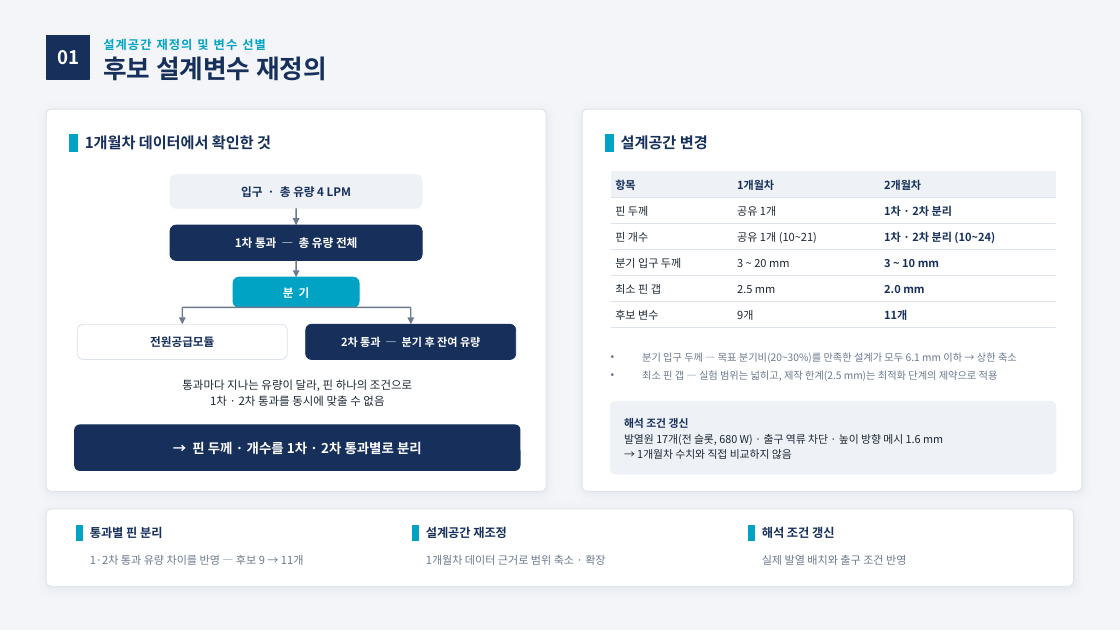
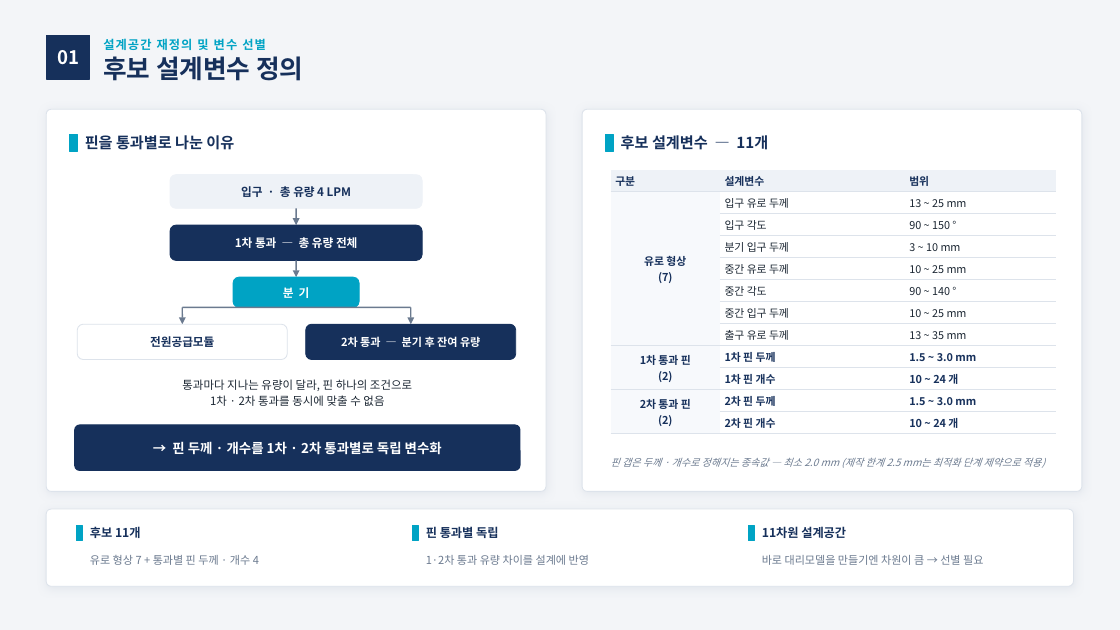
Before and after one commit to yjs9716/dddd, a slide deck: slide 3 of 2개월차_변수선별_및_대리모델구축.pptx. Drawn at 1120x630 pixels with LibreOffice and Linux fonts; fonts in the diff are those of the drawing. Boxes give left, top, right and bottom in pixels: in the first picture for what was removed or moved away, otherwise in the second. Text is boxed around its words. In the diff, an @@ line names an element or a change of style, - is before the commit and + after.

```diff
--- a/2개월차_변수선별_및_대리모델구축.pptx
+++ b/2개월차_변수선별_및_대리모델구축.pptx
@@ text at bbox=[103, 56, 303, 81]: text changed @@
-후보 설계변수 재정의
+후보 설계변수 정의
@@ text at bbox=[85, 135, 234, 150]: text changed @@
-1개월차 데이터에서 확인한 것
+핀을 통과별로 나눈 이유
@@ text at bbox=[621, 135, 768, 150]: text changed @@
-설계공간 변경
+후보 설계변수 — 11개
@@ table at bbox=[611, 170, 1056, 432] @@
-row 1: 항목 | 1개월차 | 2개월차
-row 2: 핀 두께 | 공유 1개 | 1차 · 2차 분리
-row 3: 핀 개수 | 공유 1개 (10~21) | 1차 · 2차 분리 (10~24)
-row 4: 분기 입구 두께 | 3 ~ 20 mm | 3 ~ 10 mm
-row 5: 최소 핀 갭 | 2.5 mm | 2.0 mm
-row 6: 후보 변수 | 9개 | 11개
+row 1: 구분 | 설계변수 | 범위
+row 2: 유로 형상 / (7) | 입구 유로 두께 | 13 ~ 25 mm
+row 3:  | 입구 각도 | 90 ~ 150 °
+row 4:  | 분기 입구 두께 | 3 ~ 10 mm
+row 5:  | 중간 유로 두께 | 10 ~ 25 mm
+row 6:  | 중간 각도 | 90 ~ 140 °
+row 7:  | 중간 입구 두께 | 10 ~ 25 mm
+row 8:  | 출구 유로 두께 | 13 ~ 35 mm
+row 9: 1차 통과 핀 / (2) | 1차 핀 두께 | 1.5 ~ 3.0 mm
+row 10:  | 1차 핀 개수 | 10 ~ 24 개
+row 11: 2차 통과 핀 / (2) | 2차 핀 두께 | 1.5 ~ 3.0 mm
+row 12:  | 2차 핀 개수 | 10 ~ 24 개
@@ rounded rectangle removed at bbox=[611, 402, 1056, 474] @@
@@ text removed at bbox=[624, 418, 943, 459] @@
-해석 조건 갱신
-발열원 17개(전 슬롯, 680 W) · 출구 역류 차단 · 높이 방향 메시 1.6 mm
-→ 1개월차 수치와 직접 비교하지 않음
@@ text at bbox=[172, 441, 442, 455]: text changed @@
-→ 핀 두께 · 개수를 1차 · 2차 통과별로 분리
+→ 핀 두께 · 개수를 1차 · 2차 통과별로 독립 변수화
@@ text at bbox=[611, 458, 1045, 468]: text changed; size 8.8 to 8.6 pt; italic on @@
-• 분기 입구 두께 — 목표 분기비(20~30%)를 만족한 설계가 모두 6.1 mm 이하 → 상한 축소
-• 최소 핀 갭 — 실험 범위는 넓히고, 제작 한계(2.5 mm)는 최적화 단계의 제약으로 적용
+핀 갭은 두께 · 개수로 정해지는 종속값 — 최소 2.0 mm (제작 한계 2.5 mm는 최적화 단계 제약으로 적용)
@@ text added at bbox=[90, 526, 141, 538], 10.5 pt, text #16305B, bold @@
+후보 11개
@@ text at bbox=[426, 526, 498, 538]: text changed @@
-설계공간 재조정
+핀 통과별 독립
@@ text at bbox=[762, 526, 846, 538]: text changed @@
-해석 조건 갱신
+11차원 설계공간
@@ text at bbox=[90, 555, 259, 565]: text changed; size 10.5 to 9.5 pt; text colour #16305B to #6B7A8F; bold off @@
-통과별 핀 분리
+유로 형상 7 + 통과별 핀 두께 · 개수 4
@@ text at bbox=[426, 555, 589, 565]: text changed @@
-1·2차 통과 유량 차이를 반영 — 후보 9 → 11개
+1·2차 통과 유량 차이를 설계에 반영
@@ text removed at bbox=[426, 555, 605, 565] @@
-1개월차 데이터 근거로 범위 축소 · 확장
@@ text at bbox=[762, 555, 983, 565]: text changed @@
-실제 발열 배치와 출구 조건 반영
+바로 대리모델을 만들기엔 차원이 큼 → 선별 필요
```
Also in this commit, not shown: 2 other slides changed, 2 other files.
